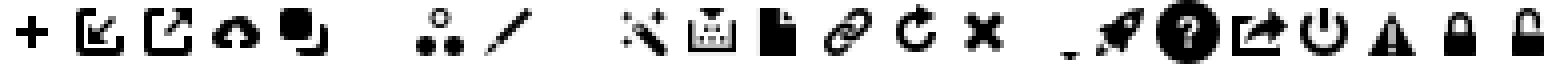
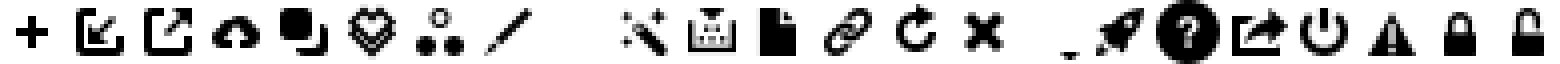
The second 1560 × 64 image is a revision of the first. Changes to its layers:
added group "IconToolbarExperience" with 1 layers above "IconToolbarWizard" over [348, 4, 396, 60]
added layer "Toolbar Icons" (1st of 2, in "IconToolbarExperience") in group "IconToolbarExperience" over [348, 4, 396, 60]
